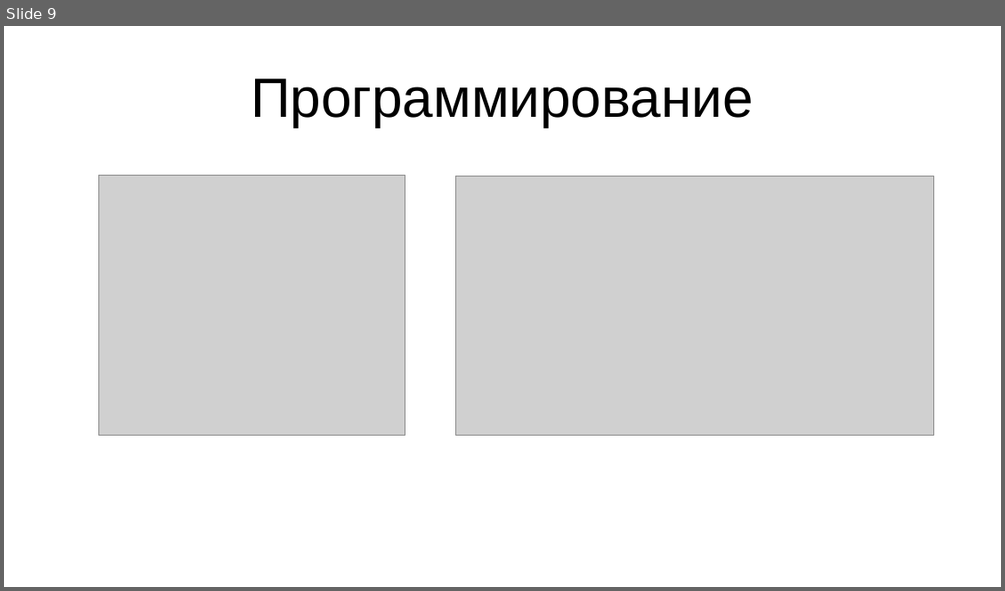
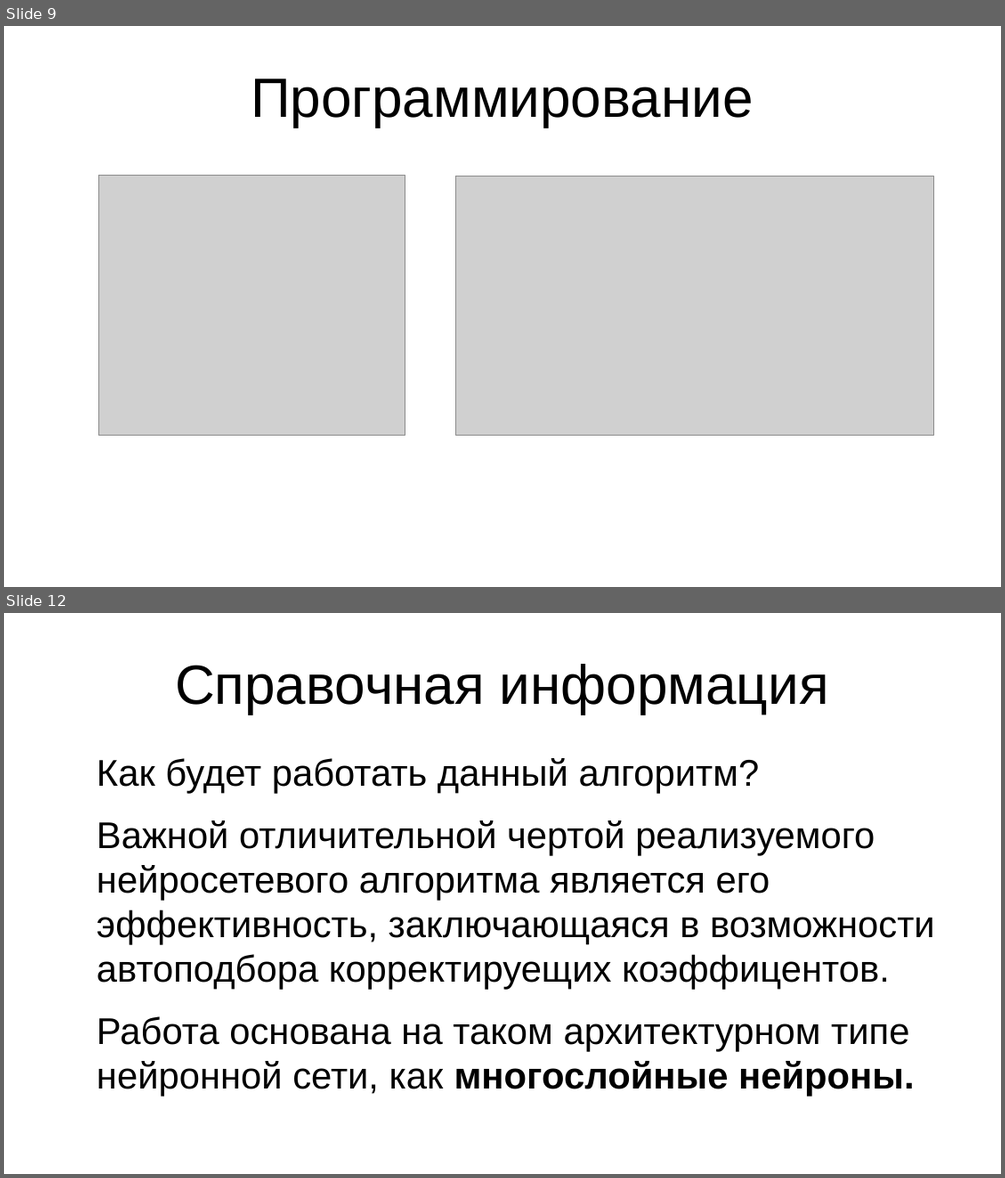
Before and after one commit to SaShiro228/helmet, a slide deck: text/presentation.odp. Shown one above the other, each under a label of ours: slide 9 before the commit, slides 9 and 12 after it; the slides between them are not shown. The pictures are 1005x591 and 1005x1178 pixels, drawn with LibreOffice and Linux fonts; fonts in the diff are those of the drawing; grey boxes stand for pictures. Boxes give left, top, right and bottom in pixels: in the first picture for what was removed or moved away, otherwise in the second. Text is boxed around its words. In the diff, an @@ line names an element or a change of style, - is before the commit and + after.

```diff
--- a/text/presentation.odp
+++ b/text/presentation.odp
@@ slide 12 added at [4, 613, 1001, 1174], background #FFFFFF @@
@@ title added at [175, 664, 829, 714], 44 pt, text #000000 @@
+Справочная информация
@@ text added at [97, 758, 935, 1096], 29.6 pt, text #000000 @@
+Как будет работать данный алгоритм?
+Важной отличительной чертой реализуемого нейросетевого алгоритма является его эффективность, заключающаяся в возможности автоподбора корректируещих коэффицентов.
+Работа основана на таком архитектурном типе нейронной сети, как многослойные нейроны.
```
Also in this commit, not shown: 8 other slides added, 3 other files.
